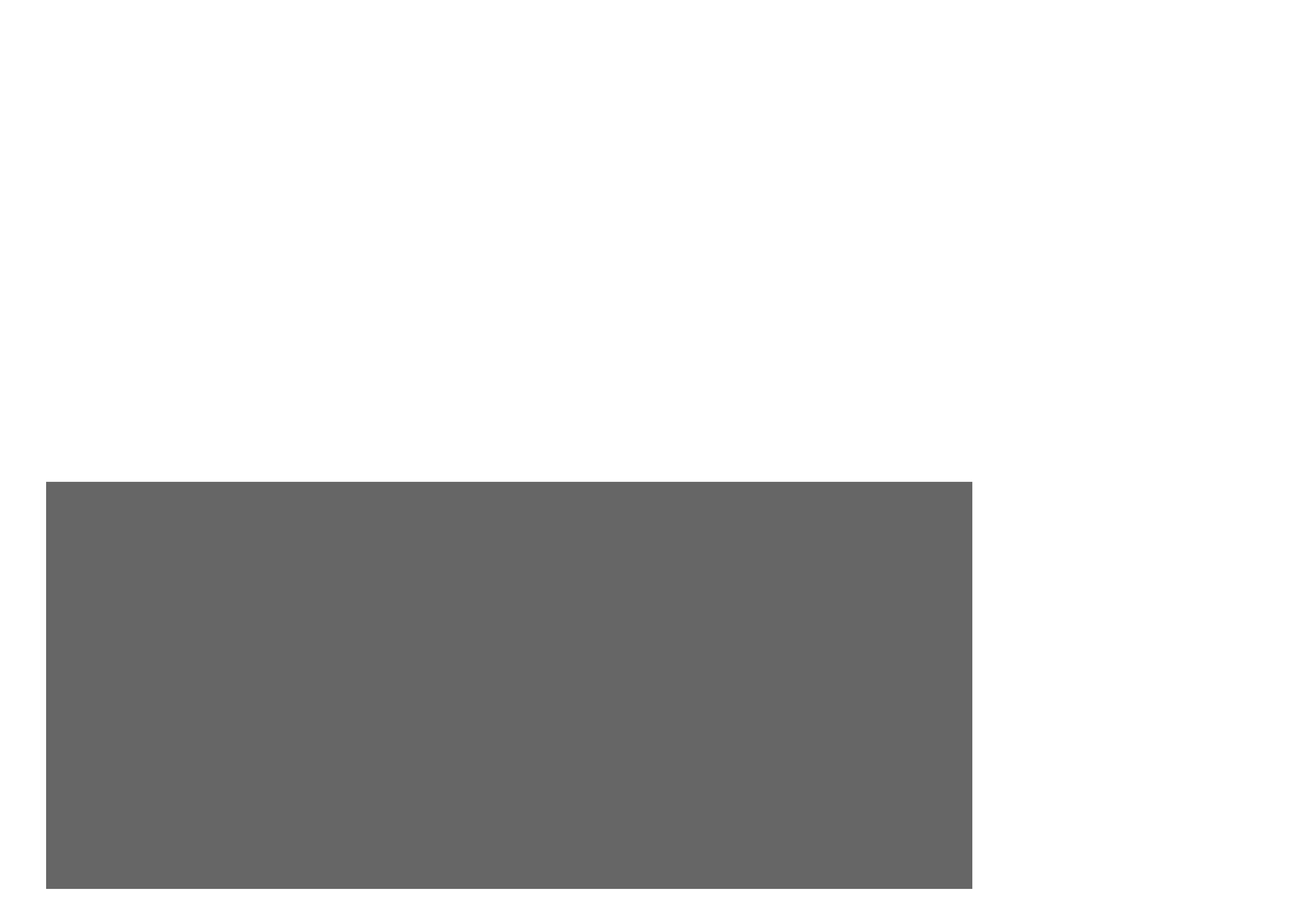
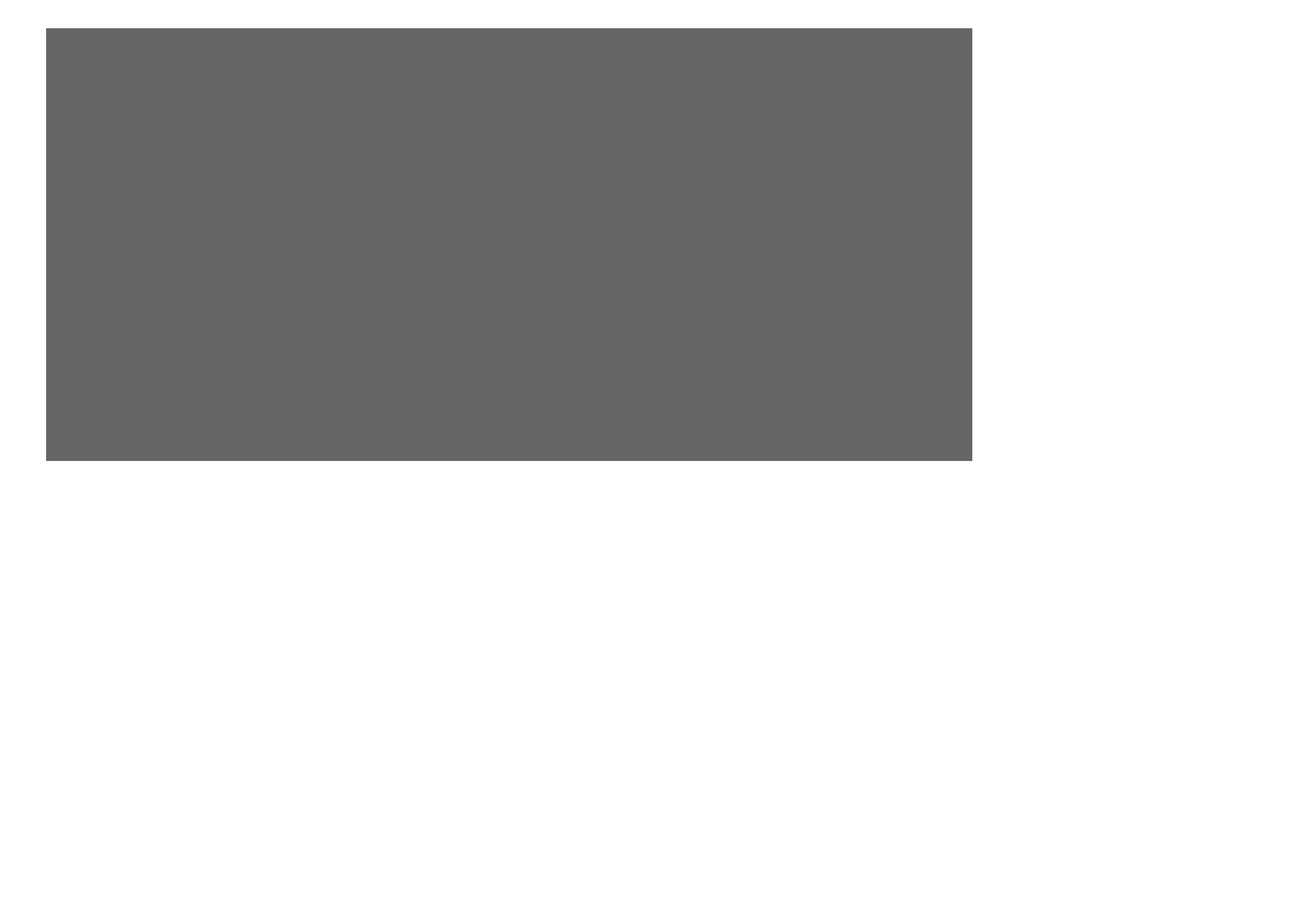
Layer changes from the first 1304x922 image to the second:
painted on "image_cut" over (46, 28, 973, 890)
